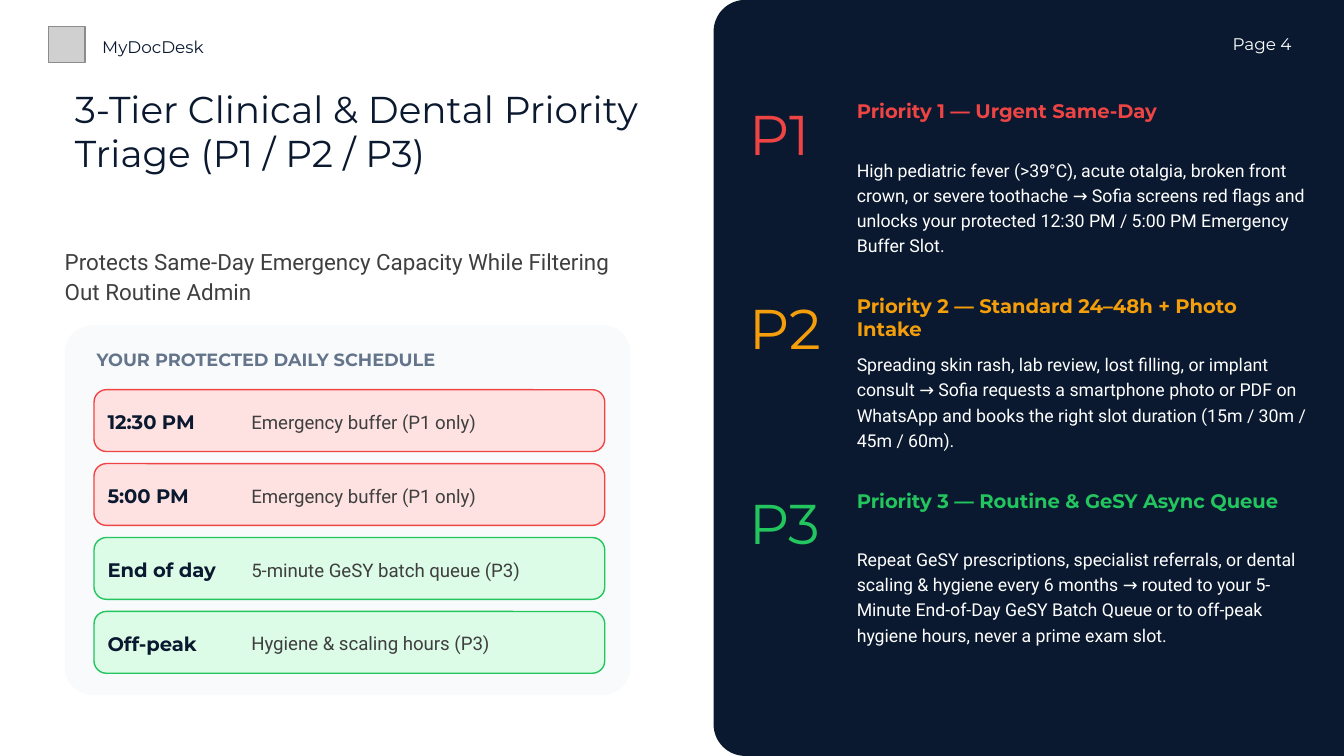
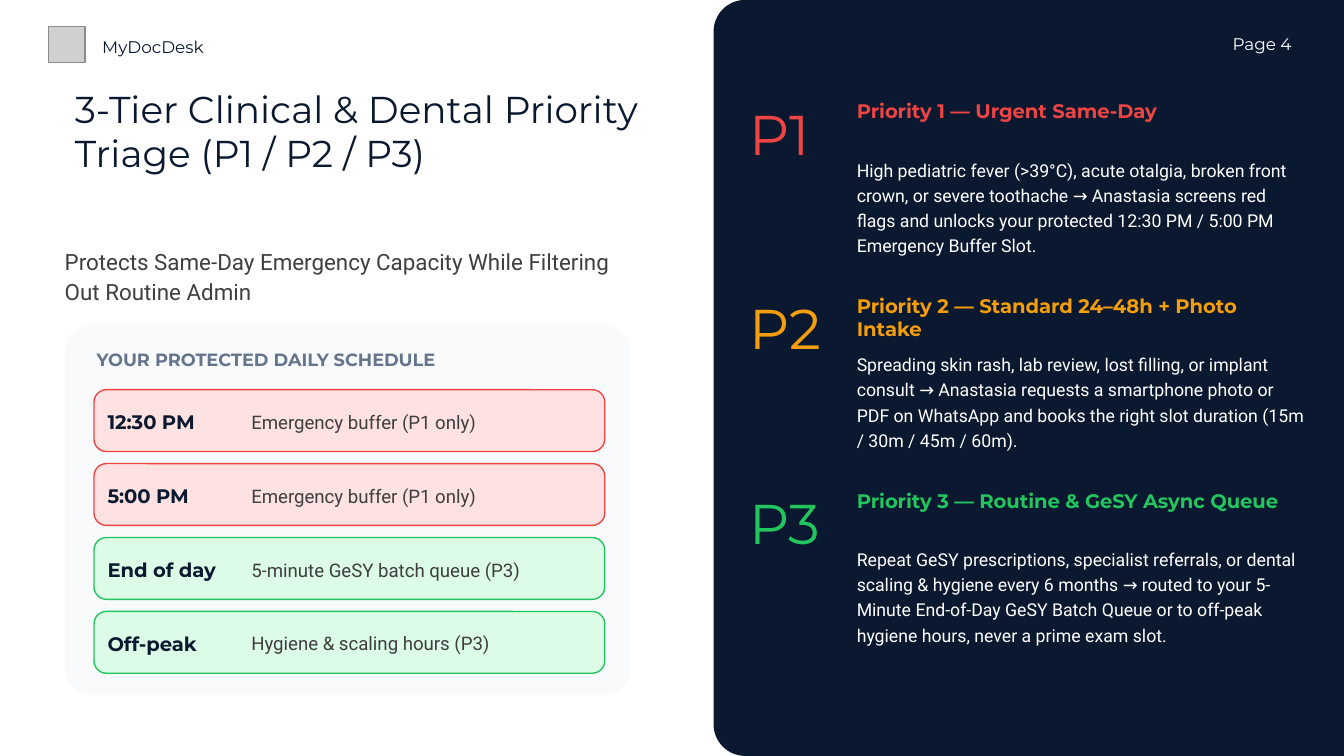
Before and after one commit to christostaliadoros-tknights/mydocdesk, a slide deck: slide 4 of assets/MyDocDesk_Pitch_Deck.pptx. Drawn at 1344x756 pixels with LibreOffice and Linux fonts; fonts in the diff are those of the drawing; grey boxes stand for pictures. Boxes give left, top, right and bottom in pixels: in the first picture for what was removed or moved away, otherwise in the second. Text is boxed around its words. In the diff, an @@ line names an element or a change of style, - is before the commit and + after.

```diff
--- a/assets/MyDocDesk_Pitch_Deck.pptx
+++ b/assets/MyDocDesk_Pitch_Deck.pptx
@@ text at (857,163,1287,256): text changed @@
-High pediatric fever (>39°C), acute otalgia, broken front crown, or severe toothache → Sofia screens red flags and unlocks your protected 12:30 PM / 5:00 PM Emergency Buffer Slot.
+High pediatric fever (>39°C), acute otalgia, broken front crown, or severe toothache → Anastasia screens red flags and unlocks your protected 12:30 PM / 5:00 PM Emergency Buffer Slot.
@@ text at (857,357,1303,451): text changed @@
-Spreading skin rash, lab review, lost filling, or implant consult → Sofia requests a smartphone photo or PDF on WhatsApp and books the right slot duration (15m / 30m / 45m / 60m).
+Spreading skin rash, lab review, lost filling, or implant consult → Anastasia requests a smartphone photo or PDF on WhatsApp and books the right slot duration (15m / 30m / 45m / 60m).
```
Also in this commit, not shown: 3 other slides changed, 5 other files.
